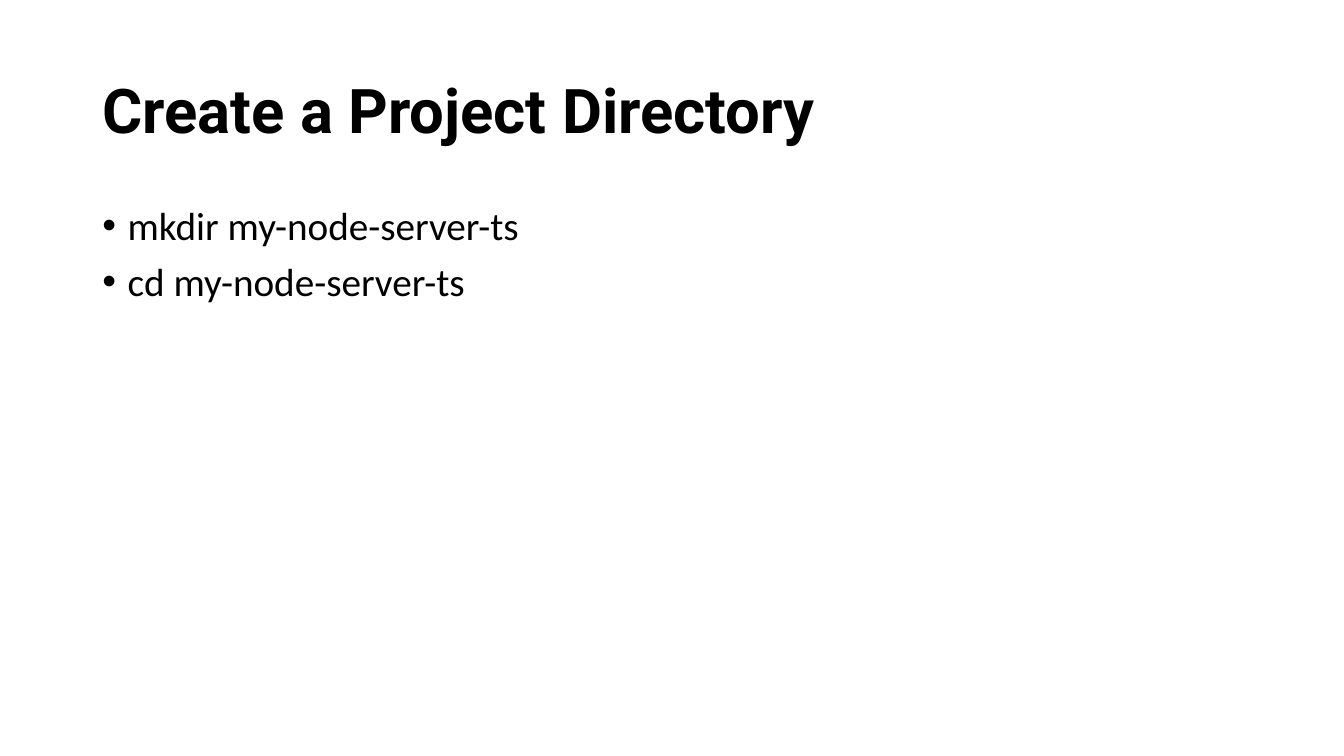
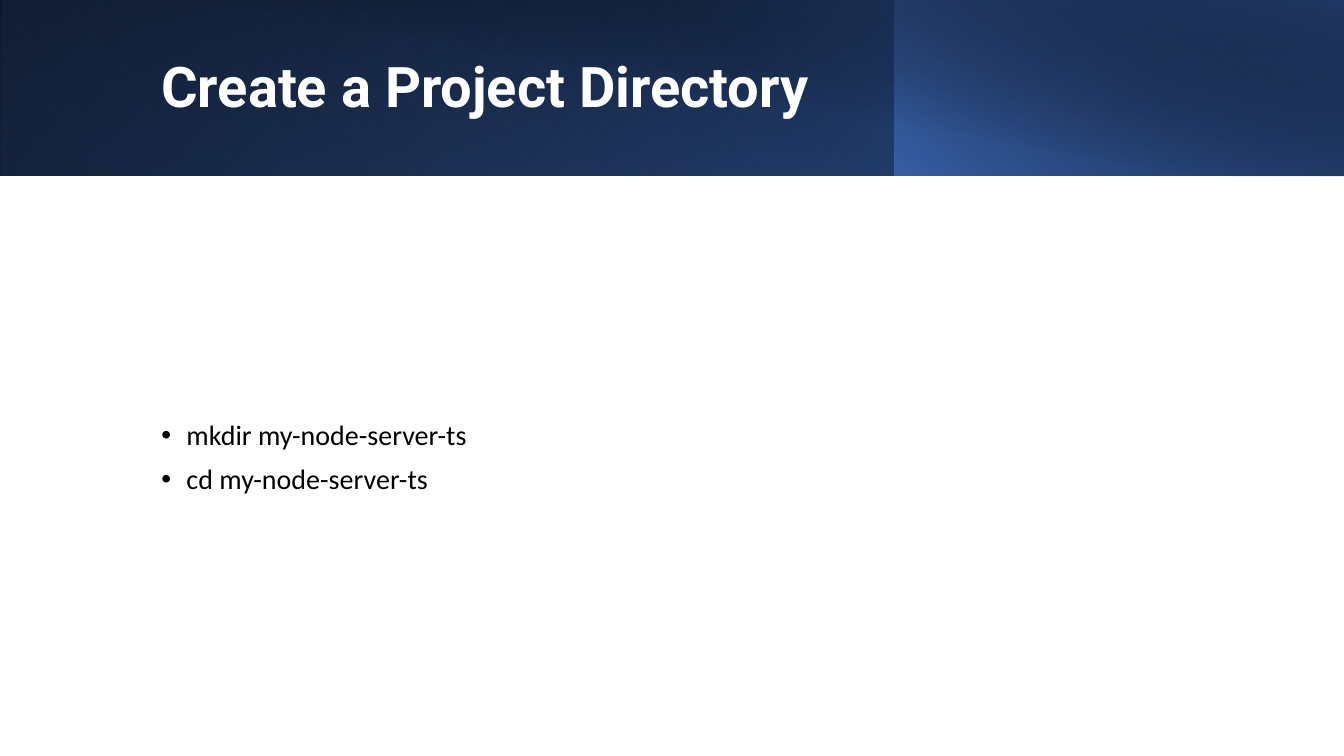
Before and after one commit to 1shaked/full-stack, a slide deck: slide 7 of 26ass/Node intro.pptx. Drawn at 1344x756 pixels with LibreOffice and Linux fonts; fonts in the diff are those of the drawing. Boxes give left, top, right and bottom in pixels: in the first picture for what was removed or moved away, otherwise in the second. Text is boxed around its words. In the diff, an @@ line names an element or a change of style, - is before the commit and + after.

```diff
--- a/26ass/Node intro.pptx
+++ b/26ass/Node intro.pptx
@@ rectangle added at [0,0,1344,175], fill gradient #000000 to #2F5597 @@
@@ rectangle added at [0,0,895,175], fill gradient #4472C4 to #203864 @@
@@ rectangle added at [50,0,1344,176], fill gradient #000000 to #203864 @@
@@ rectangle added at [894,0,1344,175], fill gradient #4472C4 to #000000 @@
@@ title "Create a Project Directory": place and size @@
-title "Create a Project Directory" at [102,87,814,146]
+title "Create a Project Directory" at [161,65,808,119]
@@ title "Create a Project Directory" at [161,65,808,119]: size 44 to 40 pt, text colour #000000 to #FFFFFF @@
@@ text "mkdir my-node-server-ts": place and size @@
-text "mkdir my-node-server-ts" at [128,212,519,303]
+text "mkdir my-node-server-ts" at [186,425,467,494]
@@ text "mkdir my-node-server-ts" at [186,425,467,494]: size 28 to 20 pt; vertical alignment top to middle @@
```
Also in this commit, not shown: 11 other slides changed, 19 slides added, 31 other files.
